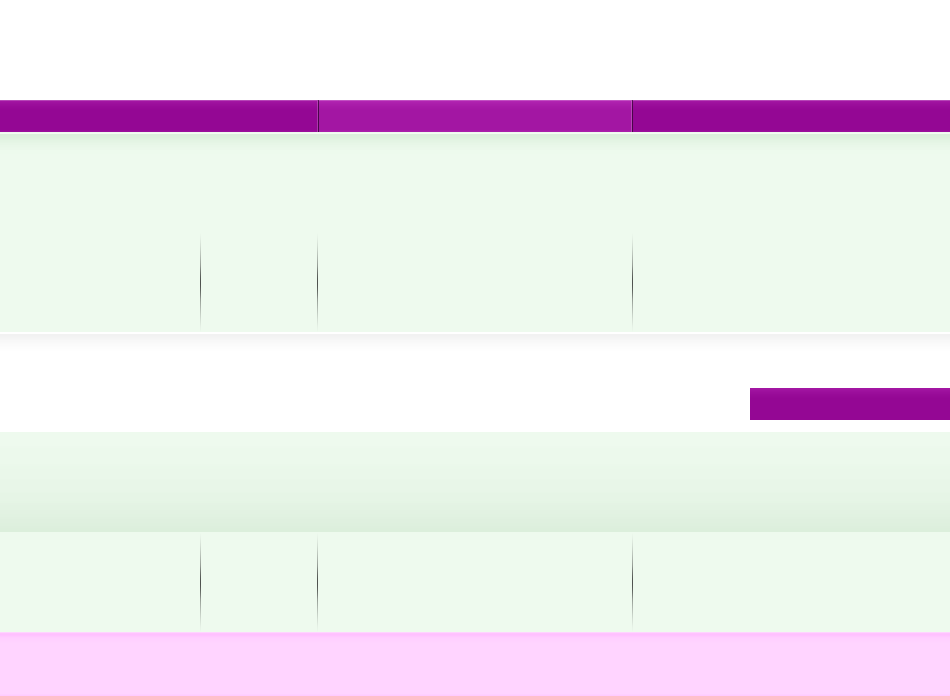
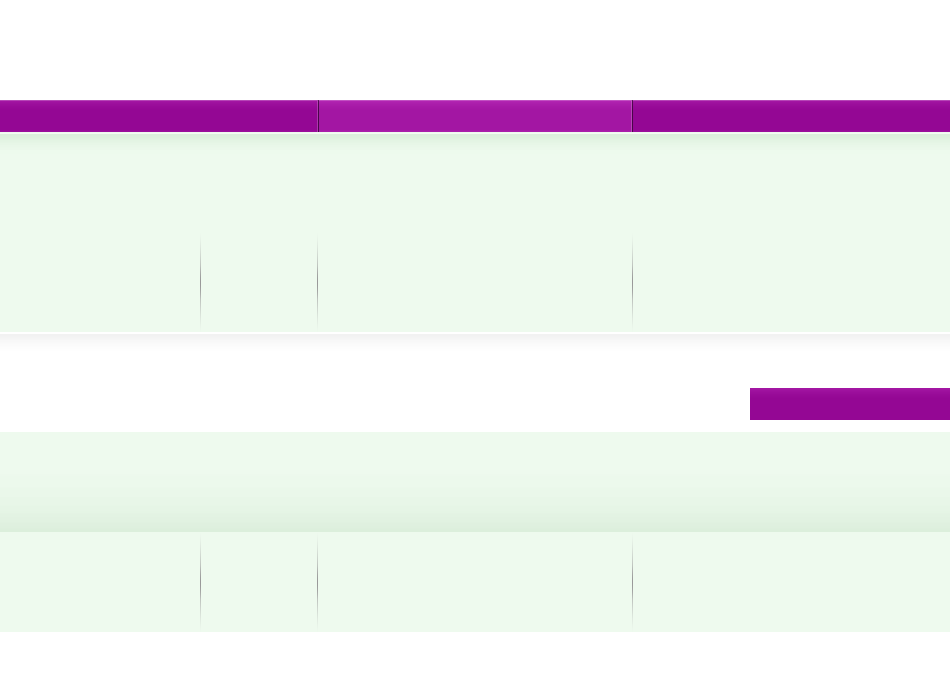
Before/after of a (950, 696) layered artwork. What changed in the layer stack:
painted on "footer" over (x1=0, y1=632, x2=950, y2=696)
